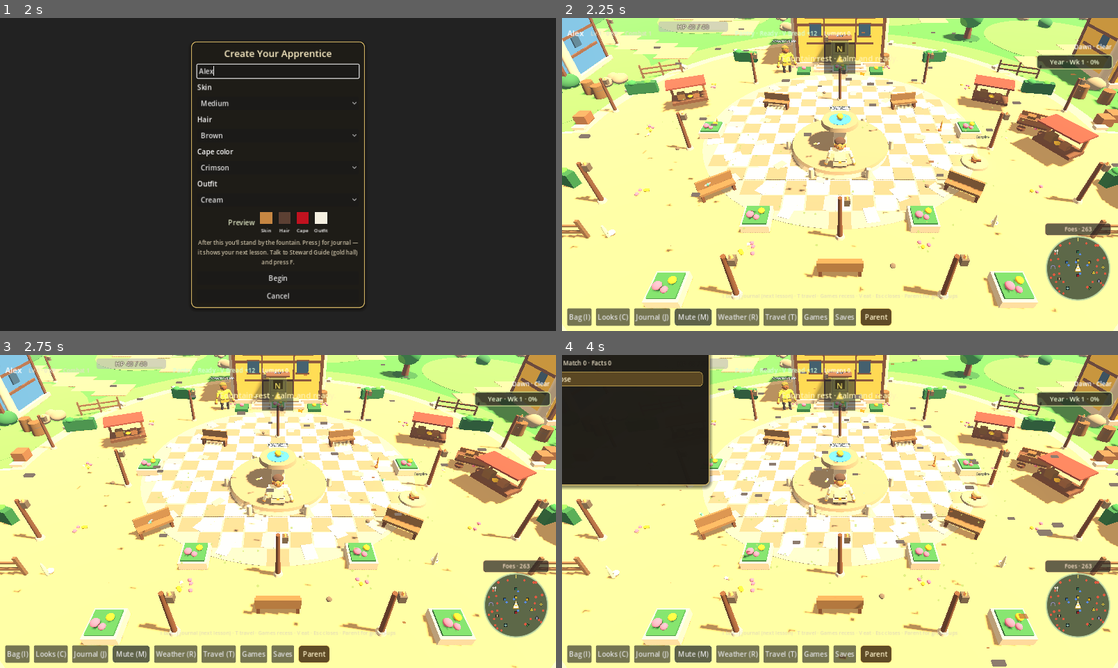
Above: before the commit, frames 1-4 (two rows, left to right).
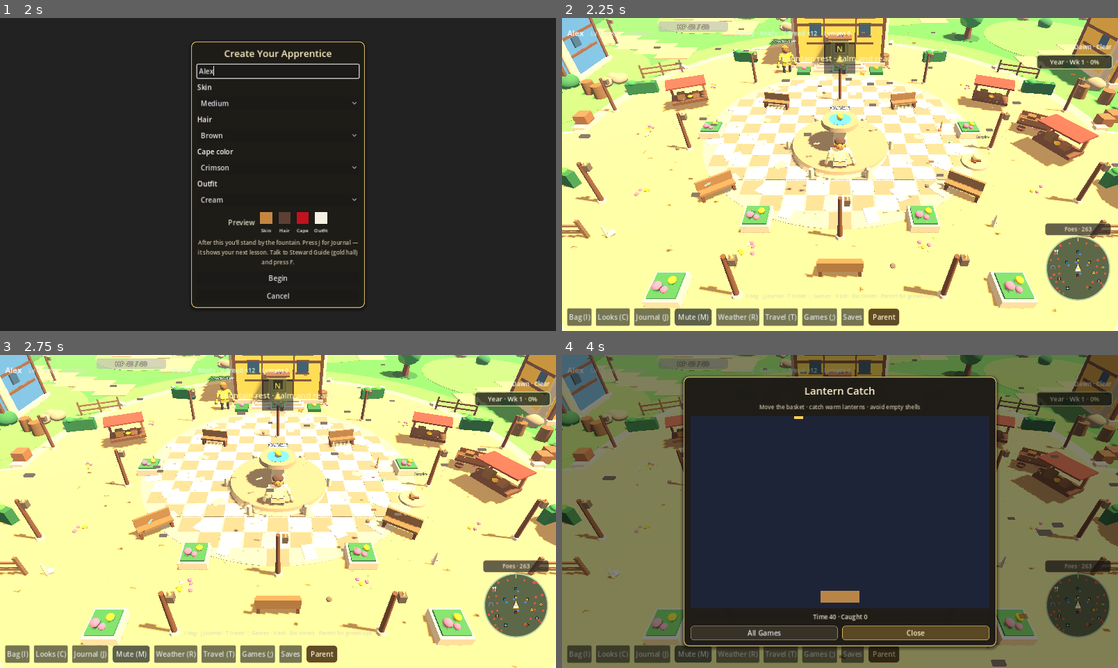
Above: after the commit, the same moments.

Repository: supertexxij/lumenstone-chronicles
Game: Godot game, scene res://scenes/main.tscn
The game is run twice, just before and just after one commit, with the same random seed, the same clock (stepped at 60 frames per second) and the same inputs.
Inputs (mouse positions are in pixels of both pictures, inside the frame that each line leads up to):
- Up to frame 1 (2 s): click "Start" at 0.5 s; click (278, 71) at 1.27 s; type "Alex" at 1.35 s
- Up to frame 2 (2.25 s): click "Begin" at 2 s
- Up to frame 3 (2.75 s): no input
- Up to frame 4 (4 s): click "Games" (after the commit: "Games (,)") at 2.75 s; click (967, 430) at 3.5 s, where only the run after the commit has a clickable "Play"

Frame 1 is identical in both runs. In frame 2, 0.4% of the frame differs, in the area x 29-71%, y 88-99%; in frame 3, 0.4%; in frame 4, 99%, in the area x 0-100%, y 0-100%.

Commit message:
Fix Village Games layout and add ; / 1-2-3 hotkeys.
Center the hub panel correctly and let kids open games with
semicolon plus number keys when mouse clicks are finicky.

Co-authored-by: supertexxij <supertexxij@users.noreply.github.com>

Diff:
--- a/scripts/ui/hud.gd
+++ b/scripts/ui/hud.gd
@@ -91,7 +91,7 @@
 	_ensure_foe_count()
 	_ensure_fav_paces()
 	# Full travel-key list (shown in Travel, not on the HUD): n glade · b ridge · g garden · l lookout · k mill · o hollow · p willow · y reed · u cross · x arch · z knoll · 6 birch · 7 fern · 8 heather · 9 thistle · 0 maple · 1–5 halls
-	hint_lbl.text = "I bag · J journal (next lesson) · T travel · Games recess · V eat · Esc closes · Parent for grown-ups"
+	hint_lbl.text = "I bag · J journal · T travel · ; Games · V eat · Esc closes · Parent for grown-ups"
 	_style_compact_hud()
 	if minimap:
 		minimap.mouse_filter = Control.MOUSE_FILTER_STOP
@@ -194,8 +194,8 @@
 		travel_btn.text = "Travel (T)"
 		travel_btn.tooltip_text = "Open Travel. Letter keys (H Fountain, P Willow) work after this menu is closed — or from the list."
 	if games_btn:
-		games_btn.text = "Games"
-		games_btn.tooltip_text = "Village Games — fun recess between lessons"
+		games_btn.text = "Games (;)"
+		games_btn.tooltip_text = "Village Games — fun recess between lessons (; or ')"
 	if weather_btn:
 		weather_btn.text = "Weather (R)"
 	if parent_btn:
--- a/scripts/ui/main.gd
+++ b/scripts/ui/main.gd
@@ -416,6 +416,12 @@
 	if event.is_action_pressed("journal"):
 		_toggle_journal()
 		return
+	if event is InputEventKey and event.pressed and not event.echo:
+		var early_code: int = event.keycode if event.keycode != 0 else event.physical_keycode
+		# Village Games recess hub (HUD Games button also works)
+		if early_code == KEY_SEMICOLON or early_code == KEY_APOSTROPHE:
+			_toggle_minigames()
+			return
 	if event.is_action_pressed("mute_toggle"):
 		AudioBus.toggle_mute()
 		return
@@ -774,7 +780,7 @@
 		return
 	if _travel_fading:
 		return
-	if _is_busy_overlay() or _panel_is_open(_save_panel):
+	if _is_busy_overlay() or _panel_is_open(_save_panel) or _panel_is_open(_minigames_panel):
 		return
 	# Allow landmark keys while Travel is open; block them under bag/journal/wardrobe.
 	if world_scene.player.get("ui_blocking") and not _panel_is_open(travel_panel):
--- a/scripts/ui/minigames_panel.gd
+++ b/scripts/ui/minigames_panel.gd
@@ -59,8 +59,8 @@
 
 func _ready() -> void:
 	visible = false
-	set_anchors_preset(Control.PRESET_FULL_RECT)
 	mouse_filter = Control.MOUSE_FILTER_STOP
+	set_anchors_and_offsets_preset(Control.PRESET_FULL_RECT)
 	_ensure_built()
 	set_process(false)
 
@@ -69,29 +69,39 @@
 	if _built:
 		return
 	_built = true
+	set_anchors_and_offsets_preset(Control.PRESET_FULL_RECT)
 	_build_chrome()
 
 
 func _build_chrome() -> void:
+	set_anchors_and_offsets_preset(Control.PRESET_FULL_RECT)
+
 	var dim := ColorRect.new()
-	dim.set_anchors_preset(Control.PRESET_FULL_RECT)
+	dim.set_anchors_and_offsets_preset(Control.PRESET_FULL_RECT)
 	dim.color = Color(0, 0, 0, 0.5)
 	dim.mouse_filter = Control.MOUSE_FILTER_STOP
 	add_child(dim)
 
 	_root_panel = PanelContainer.new()
 	_root_panel.name = "Panel"
-	_root_panel.set_anchors_preset(Control.PRESET_CENTER)
-	_root_panel.offset_left = -340
-	_root_panel.offset_top = -300
-	_root_panel.offset_right = 340
-	_root_panel.offset_bottom = 300
+	_root_panel.anchor_left = 0.5
+	_root_panel.anchor_top = 0.5
+	_root_panel.anchor_right = 0.5
+	_root_panel.anchor_bottom = 0.5
+	_root_panel.offset_left = -360
+	_root_panel.offset_top = -310
+	_root_panel.offset_right = 360
+	_root_panel.offset_bottom = 310
+	_root_panel.grow_horizontal = Control.GROW_DIRECTION_BOTH
+	_root_panel.grow_vertical = Control.GROW_DIRECTION_BOTH
 	add_child(_root_panel)
 	PanelChrome.apply_panel(_root_panel, 16)
 
 	var vbox := VBoxContainer.new()
 	vbox.name = "VBox"
 	vbox.add_theme_constant_override("separation", 10)
+	vbox.size_flags_horizontal = Control.SIZE_EXPAND_FILL
+	vbox.size_flags_vertical = Control.SIZE_EXPAND_FILL
 	_root_panel.add_child(vbox)
 
 	_title = Label.new()
@@ -111,12 +121,15 @@
 	_hub = VBoxContainer.new()
 	_hub.name = "Hub"
 	_hub.add_theme_constant_override("separation", 8)
+	_hub.size_flags_horizontal = Control.SIZE_EXPAND_FILL
+	_hub.custom_minimum_size = Vector2(0, 220)
 	vbox.add_child(_hub)
 
 	_play_host = Control.new()
 	_play_host.name = "PlayHost"
 	_play_host.visible = false
-	_play_host.custom_minimum_size = Vector2(0, 360)
+	_play_host.custom_minimum_size = Vector2(0, 0)
+	_play_host.size_flags_horizontal = Control.SIZE_EXPAND_FILL
 	_play_host.size_flags_vertical = Control.SIZE_EXPAND_FILL
 	vbox.add_child(_play_host)
 
@@ -151,9 +164,11 @@
 
 func open() -> void:
 	_ensure_built()
+	set_anchors_and_offsets_preset(Control.PRESET_FULL_RECT)
 	_stop_play()
 	_show_hub()
 	visible = true
+	move_to_front()
 	AudioBus.play_ui()
 
 
@@ -173,9 +188,10 @@
 func _show_hub() -> void:
 	_mode = "hub"
 	_title.text = "Village Games"
-	_hint.text = "Fun recess between lessons. Beat your best for a tiny XP cheer (a few per day)."
+	_hint.text = "Fun recess between lessons. Beat your best for a tiny XP cheer (a few per day). Press 1 / 2 / 3 to play."
 	_hub.visible = true
 	_play_host.visible = false
+	_play_host.custom_minimum_size = Vector2(0, 0)
 	_back_btn.visible = false
 	_close_btn.text = "Close"
 	_rebuild_hub()
@@ -193,8 +209,10 @@
 
 
 func _rebuild_hub() -> void:
+	## Free immediately so same-frame rebuild does not stack ghost rows.
 	for c in _hub.get_children():
-		c.queue_free()
+		_hub.remove_child(c)
+		c.free()
 	_add_game_row(
 		"Lantern Catch",
 		"Catch falling lanterns with your basket · A/D or ←/→",
@@ -273,6 +291,7 @@
 	_stop_play()
 	_hub.visible = false
 	_play_host.visible = true
+	_play_host.custom_minimum_size = Vector2(0, 360)
 	_back_btn.visible = true
 	_close_btn.text = "Close"
 	_score = 0
@@ -677,7 +696,25 @@
 
 
 func _unhandled_input(event: InputEvent) -> void:
-	if not visible or not _active or _mode != "lantern":
+	if not visible:
+		return
+	if event is InputEventKey and event.pressed and not event.echo:
+		var code: int = event.keycode if event.keycode != 0 else event.physical_keycode
+		if _mode == "hub":
+			match code:
+				KEY_1:
+					_start_game(GAME_LANTERN)
+					get_viewport().set_input_as_handled()
+					return
+				KEY_2:
+					_start_game(GAME_MATCH)
+					get_viewport().set_input_as_handled()
+					return
+				KEY_3:
+					_start_game(GAME_FACTS)
+					get_viewport().set_input_as_handled()
+					return
+	if not _active or _mode != "lantern":
 		return
 	if event is InputEventMouseMotion:
 		if _lantern_arena and _lantern_arena.size.x > 1.0:
